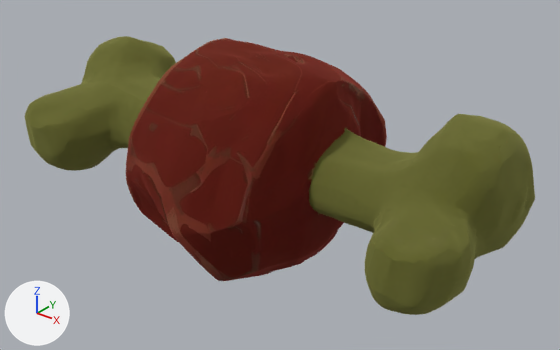
Renders of the glTF model assets/models/items/item_meat_small/item_meat_small.glb from each side of a commit.
Rendered twice from a 50 mm camera at (0.1314, -0.154, 0.1234) aimed at (0.0064, 0.0022, 0.0266). The lights are fixed; the arrows at lower left show +X, +Y and +Z. The first picture is the older version.

In view in the first picture: 'item_meat_small'.
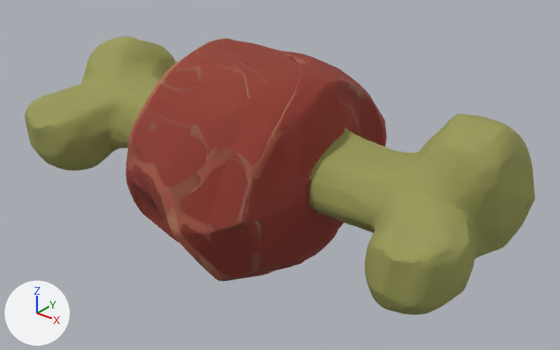
Changed parts and their boxes [x1, y1, x2, y2] in the pictures (560 x 350 px):
'item_meat_small', surface changed (lighter): [25, 36, 535, 315] in both

The change, as a list of edits to the scene's bpy script:
```text
Change mat_material_013:
    mat_material_013.metallic: 1.0 -> 0.0
```
